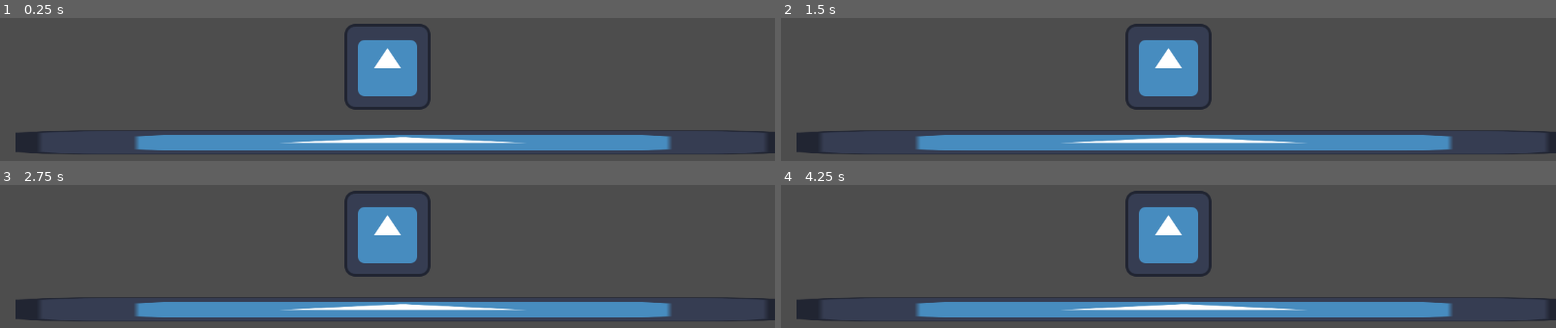
Above: before the commit, frames 1-4 (two rows, left to right).
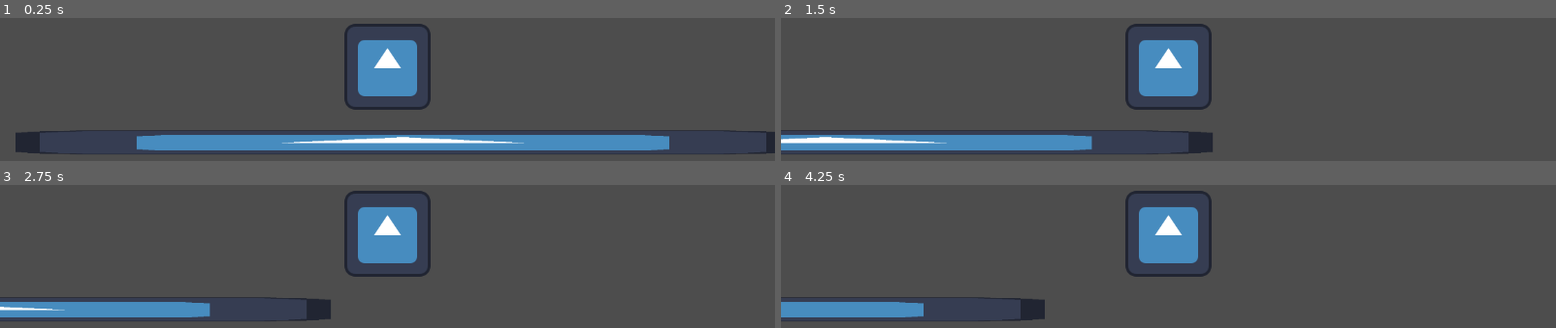
Above: after the commit, the same moments.

Repository: Stevescape/CatKnight
Game: Godot game, scene res://level_1.tscn
Same seed, same stepped clock (60 frames per second), same inputs: the game is played once before the commit and once after it. The engine's default icon, where the game draws it, is replaced by a stand-in: a white triangle on a blue panel in a dark square.
Inputs:
- Up to frame 1 (0.25 s): no input
- Up to frame 2 (1.5 s): tap Enter at 0.5 s; hold D (move_right) 0.53-1.28 s; hold A (move_left) from 1.28 s (still down)
- Up to frame 3 (2.75 s): release A (move_left) at 2.03 s; hold D (move_right) from 2.03 s (still down)
- Up to frame 4 (4.25 s): tap Space at 3.5 s; release D (move_right) at 3.53 s; hold A (move_left) from 3.53 s (still down)

The runs differ from the first frame. In frame 1, 0.3% of the frame differs, in the area x 17-87%, y 81-93%; in frame 2, 8.4%; in frame 3, 9.9%; in frame 4, 11%, in the area x 0-100%, y 78-96%.

Commit message:
Created basic idle and walk state

Diff:
--- a/level_1.tscn
+++ b/level_1.tscn
@@ -1,6 +1,9 @@
 [gd_scene format=3 uid="uid://c3p6cjtjo53nb"]
 
 [ext_resource type="Texture2D" uid="uid://dgln0x1uqju4h" path="res://icon.svg" id="1_3hls8"]
+[ext_resource type="Script" uid="uid://b5rgfk5r6f7jw" path="res://scripts/state_machine/state_machine.gd" id="2_hbghi"]
+[ext_resource type="Script" uid="uid://biwqyribwcxg5" path="res://scripts/player_states/player_idle_state.gd" id="3_ihfcg"]
+[ext_resource type="Script" uid="uid://dm18rbru5j025" path="res://scripts/player_states/player_walking_state.gd" id="4_rka8t"]
 
 [sub_resource type="RectangleShape2D" id="RectangleShape2D_hbghi"]
 size = Vector2(125, 124)
@@ -21,6 +24,18 @@
 
 [node name="Camera2D" type="Camera2D" parent="Player" unique_id=1717357528]
 
+[node name="StateMachine" type="Node" parent="Player" unique_id=878981145 node_paths=PackedStringArray("initial_state")]
+script = ExtResource("2_hbghi")
+initial_state = NodePath("idle")
+
+[node name="idle" type="Node" parent="Player/StateMachine" unique_id=1588834990]
+script = ExtResource("3_ihfcg")
+
+[node name="walking" type="Node" parent="Player/StateMachine" unique_id=944698651 node_paths=PackedStringArray("player")]
+script = ExtResource("4_rka8t")
+player = NodePath("../..")
+speed = 1000.0
+
 [node name="Platform" type="StaticBody2D" parent="." unique_id=862286768]
 
 [node name="CollisionShape2D" type="CollisionShape2D" parent="Platform" unique_id=907737692]
--- a/project.godot
+++ b/project.godot
@@ -25,21 +25,13 @@
 move_left={
 "deadzone": 0.2,
 "events": [Object(InputEventKey,"resource_local_to_scene":false,"resource_name":"","device":-1,"window_id":0,"alt_press …(191 unchanged characters)…
+, Object(InputEventKey,"resource_local_to_scene":false,"resource_name":"","device":-1,"window_id":0,"alt_pressed":false,"shift_pressed":false,"ctrl_pressed":false,"meta_pressed":false,"pressed":false,"keycode":0,"physical_keycode":4194319,"key_label":0,"unicode":0,"location":0,"echo":false,"script":null)
 ]
 }
 move_right={
 "deadzone": 0.2,
 "events": [Object(InputEventKey,"resource_local_to_scene":false,"resource_name":"","device":-1,"window_id":0,"alt_press …(192 unchanged characters)…
-]
-}
-move_down={
-"deadzone": 0.2,
-"events": [Object(InputEventKey,"resource_local_to_scene":false,"resource_name":"","device":-1,"window_id":0,"alt_pressed":false,"shift_pressed":false,"ctrl_pressed":false,"meta_pressed":false,"pressed":false,"keycode":0,"physical_keycode":83,"key_label":0,"unicode":115,"location":0,"echo":false,"script":null)
-]
-}
-move_up={
-"deadzone": 0.2,
-"events": [Object(InputEventKey,"resource_local_to_scene":false,"resource_name":"","device":-1,"window_id":0,"alt_pressed":false,"shift_pressed":false,"ctrl_pressed":false,"meta_pressed":false,"pressed":false,"keycode":0,"physical_keycode":87,"key_label":0,"unicode":119,"location":0,"echo":false,"script":null)
+, Object(InputEventKey,"resource_local_to_scene":false,"resource_name":"","device":-1,"window_id":0,"alt_pressed":false,"shift_pressed":false,"ctrl_pressed":false,"meta_pressed":false,"pressed":false,"keycode":0,"physical_keycode":4194321,"key_label":0,"unicode":0,"location":0,"echo":false,"script":null)
 ]
 }
 jump={
@@ -51,6 +43,10 @@
 "deadzone": 0.2,
 "events": []
 }
+attack={
+"deadzone": 0.2,
+"events": []
+}
 
 [physics]
 
@@ -58,4 +54,5 @@
 
 [rendering]
 
+textures/canvas_textures/default_texture_filter=0
 rendering_device/driver.windows="d3d12"
--- /dev/null
+++ b/scripts/player_states/player_idle_state.gd
@@ -0,0 +1,11 @@
+extends State
+class_name PlayerIdle
+
+@export var sprite: AnimatedSprite2D
+
+func enter():
+	pass
+
+func update(delta: float):
+	if (Input.get_axis("move_left", "move_right")):
+		state_transition.emit(self, "walking")
--- /dev/null
+++ b/scripts/player_states/player_walking_state.gd
@@ -0,0 +1,17 @@
+extends State
+class_name PlayerWalkingState
+
+@export var player: CharacterBody2D
+@export var speed: float = 15
+func update(delta: float):
+	var dir = Input.get_axis("move_left", "move_right")
+	if dir == 0:
+		state_transition.emit(self, "idle")
+
+	var movement_vector = Vector2(dir, 0)
+	player.velocity = movement_vector * speed
+	print(player.velocity)
+	player.move_and_slide()
+
+func exit():
+	player.velocity = Vector2(0, 0)
--- a/scripts/state_machine/state_machine.gd
+++ b/scripts/state_machine/state_machine.gd
@@ -15,6 +15,7 @@
 			initial_state.enter()
 			current_state = initial_state
 
+
 func _process(delta):
 	if current_state:
 		current_state.update(delta)
@@ -23,7 +24,7 @@
 	var new_state = states.get(new_state_name.to_lower())
 
 	if !new_state:
-		print(new_state + " does not exist in the state machine")
+		print(new_state_name + " does not exist in the state machine")
 		return
 
 	if current_state == new_state:
@@ -44,7 +45,7 @@
 
 	var new_state = states.get(new_state_name.to_lower())
 	if !new_state:
-		print(new_state + " does not exist in the state machine")
+		print(new_state_name + " does not exist in the state machine")
 		return
 
 	if current_state:
Not shown, added: scripts/player_states/player_idle_state.gd.uid
Not shown, added: scripts/player_states/player_walking_state.gd.uid
